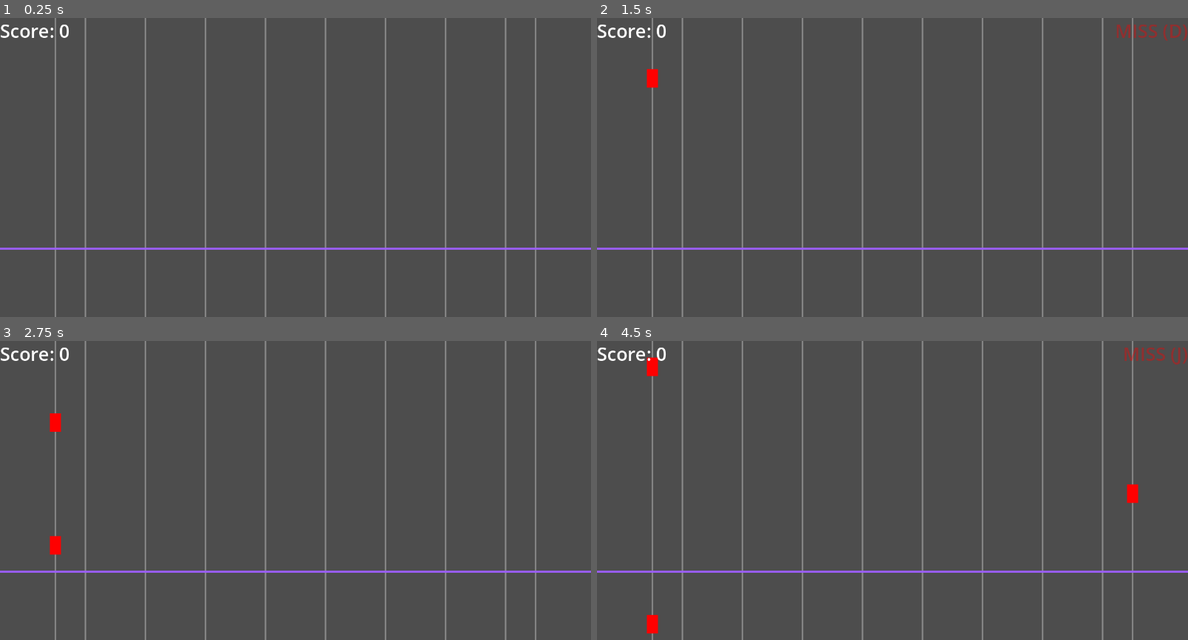
Above: before the commit, frames 1-4 (two rows, left to right).
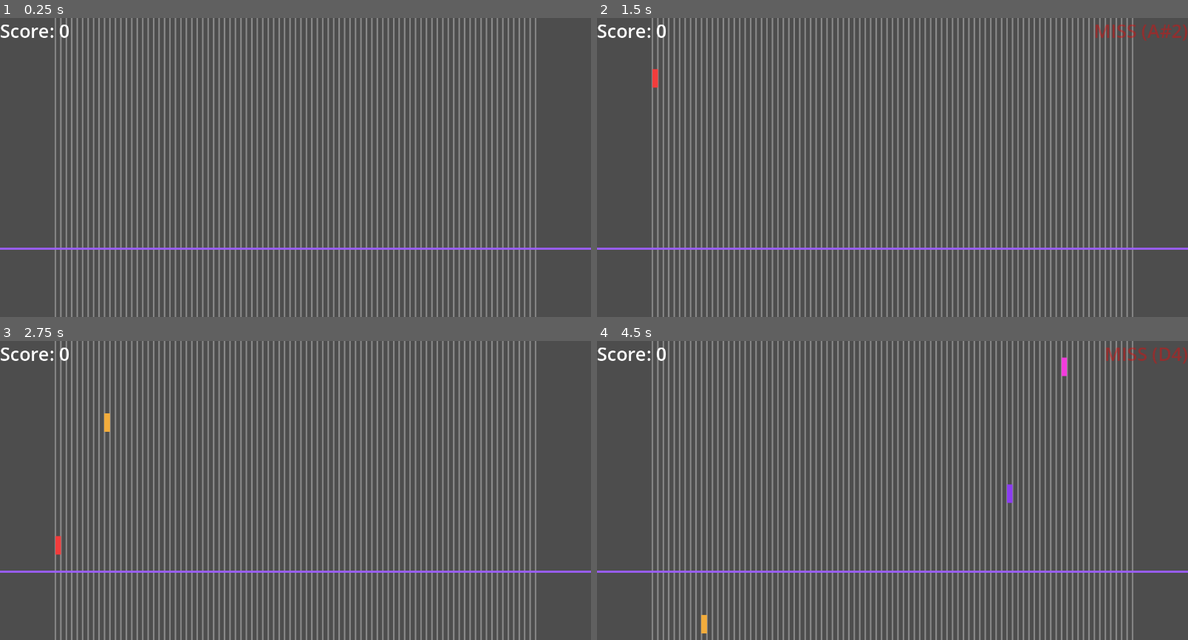
Above: after the commit, the same moments.

Repository: Jae7777/Wind-Tempo
Game: Godot game, scene res://scenes/Main.tscn
The game is run twice, just before and just after one commit, with the same random seed, the same clock (stepped at 60 frames per second) and the same inputs.
Inputs:
- Up to frame 1 (0.25 s): no input
- Up to frame 2 (1.5 s): tap Enter at 0.5 s; hold . (kb_right, bound only after the commit) 0.53-1.28 s; tap A (hit_a) at 0.6 s; tap D (hit_d) at 0.8, 1.35 s; hold [ (kb_oct_down, bound only after the commit) from 1.28 s (still down)
- Up to frame 3 (2.75 s): tap F (hit_f) at 1.55, 2.1 s; release [ (kb_oct_down, bound only after the commit) at 2.03 s; hold . (kb_right, bound only after the commit) from 2.03 s (still down); tap G (hit_g) at 2.3 s
- Up to frame 4 (4.5 s): release . (kb_right, bound only after the commit) at 2.78 s; hold ] (kb_oct_up, bound only after the commit) 2.78-3.53 s; tap G (hit_g) at 2.85 s; tap H (hit_h) at 3.05, 3.6 s; hold , (kb_left, bound only after the commit) from 3.53 s (still down); tap J (hit_j) at 3.8, 4.35 s

The runs differ from the first frame. In frame 1, 27% of the frame differs, in the area x 10-90%, y 0-100%; in frame 2, 27%; in frame 3, 27%; in frame 4, 27%, in the area x 8-99%, y 0-100%.

Commit message:
Add full 88-key piano support with dynamic lane drawing, real note labels (A0–C8)

Diff:
--- a/wind-tempo/scripts/Game.gd
+++ b/wind-tempo/scripts/Game.gd
@@ -1,18 +1,19 @@
 # scripts/Game.gd
 extends Node2D
 
-# ==== Lane separators ====
+# ==== Lane / visual separators ====
 @export var show_lane_lines: bool = true
 @export var lane_line_width: float = 2.0
-@export var lane_line_color: Color = Color(1, 1, 1, 0.35) # slightly transparent white
-@export var draw_edge_lines: bool = true  # draw at left/right margins, too
+@export var lane_line_color: Color = Color(1, 1, 1, 0.35)
+@export var draw_edge_lines: bool = true
+@export var lane_count: int = 88
+@export var lane_margin: float = 120.0
 
 # ==== Scenes & Spawn ====
-@export var note_scene: PackedScene          # drag scenes/Note.tscn here
-@export var spawn_interval_min: float = 0.5  # random spawn interval range
+@export var note_scene: PackedScene
+@export var spawn_interval_min: float = 0.5
 @export var spawn_interval_max: float = 1.25
-@export var spawn_y: float = -40.0           # where notes appear (above the screen)
-@export var lane_margin: float = 120.0       # left/right padding for lanes
+@export var spawn_y: float = -40.0
 
 # ==== Timing windows (pixels from JudgeLine) ====
 @export var perfect_window: float = 10.0
@@ -22,10 +23,6 @@
 @export var perfect_points: int = 100
 @export var good_points: int = 50
 @export var miss_points: int = 0
-
-# ==== Input mapping (9 lanes on ASDFGHJKL) ====
-const LANE_ACTIONS := ["hit_a","hit_s","hit_d","hit_f","hit_g","hit_h","hit_j","hit_k","hit_l"]
-const KEY_LABELS   := ["A","S","D","F","G","H","J","K","L"]
 
 # ==== Nodes ====
 @onready var judge_line: Marker2D = $JudgeLine
@@ -39,6 +36,55 @@
 var rng := RandomNumberGenerator.new()
 var next_spawn: float = 0.0
 var score: int = 0
+var lane_width: float = 0.0
+
+# ==== Piano note labels (A0..C8) ====
+const MIDI_START_A0: int = 21
+const NOTE_NAMES: Array[String] = ["C","C#","D","D#","E","F","F#","G","G#","A","A#","B"]
+
+func _lane_label(lane: int) -> String:
+	var midi: int = MIDI_START_A0 + lane
+	var idx: int = midi % 12
+	var name: String = NOTE_NAMES[idx]
+	var octave: int = int(midi / 12) - 1
+	return "%s%d" % [name, octave]
+
+# ==== Keyboard control (window over 88 keys) ====
+const KB_KEYS: Array[int] = [
+	Key.KEY_A, Key.KEY_S, Key.KEY_D, Key.KEY_F, Key.KEY_G,
+	Key.KEY_H, Key.KEY_J, Key.KEY_K, Key.KEY_L, Key.KEY_SEMICOLON, Key.KEY_APOSTROPHE
+]
+const KB_LEFT: int = Key.KEY_COMMA
+const KB_RIGHT: int = Key.KEY_PERIOD
+const KB_OCT_DOWN: int = Key.KEY_BRACKETLEFT
+const KB_OCT_UP: int = Key.KEY_BRACKETRIGHT
+
+var kb_base_lane: int = 0  # leftmost lane index controlled by KB window
+
+func _ensure_keyboard_actions() -> void:
+	# Create actions for each play key
+	for i in KB_KEYS.size():
+		var act := "kb_play_%d" % i
+		if !InputMap.has_action(act):
+			InputMap.add_action(act)
+			var ev := InputEventKey.new()
+			ev.physical_keycode = KB_KEYS[i]
+			ev.keycode = KB_KEYS[i]
+			InputMap.action_add_event(act, ev)
+	# Navigation actions
+	var nav := {
+		"kb_left": KB_LEFT,
+		"kb_right": KB_RIGHT,
+		"kb_oct_down": KB_OCT_DOWN,
+		"kb_oct_up": KB_OCT_UP
+	}
+	for name in nav.keys():
+		if !InputMap.has_action(name):
+			InputMap.add_action(name)
+			var ev2 := InputEventKey.new()
+			ev2.physical_keycode = nav[name]
+			ev2.keycode = nav[name]
+			InputMap.action_add_event(name, ev2)
 
 func _ready() -> void:
 	rng.randomize()
@@ -46,45 +92,61 @@
 	next_spawn = rng.randf_range(spawn_interval_min, spawn_interval_max)
 
 	feedback_label.visible = false
-	# center the visual bar on the judge line's Y
 	judge_bar.position.y = judge_line.position.y - (judge_bar.size.y * 0.5)
 	_update_score_ui()
+	# Default KB window centered around middle C (MIDI 60)
+	var middle_c_lane := 60 - MIDI_START_A0
+	var window := KB_KEYS.size()
+	kb_base_lane = clamp(middle_c_lane - window / 2, 0, max(0, lane_count - window))
+	_ensure_keyboard_actions()
 	queue_redraw()
 
-
-func _notification(what):
+func _notification(what: int) -> void:
 	if what == NOTIFICATION_WM_SIZE_CHANGED:
 		_compute_lane_x_positions()
 		queue_redraw()
 
-
 func _process(delta: float) -> void:
-	# random spawning
+	# Random spawns for testing (replace with chart/MIDI later)
 	next_spawn -= delta
 	if next_spawn <= 0.0:
 		next_spawn = rng.randf_range(spawn_interval_min, spawn_interval_max)
-		var lane := rng.randi_range(0, LANE_ACTIONS.size() - 1)
+		var lane: int = rng.randi_range(0, max(1, lane_count) - 1)
 		_spawn_note_in_lane(lane)
 
-	# per-lane input (ASDFGHJKL)
-	for i in range(LANE_ACTIONS.size()):
-		if Input.is_action_just_pressed(LANE_ACTIONS[i]):
-			_evaluate_hit_for_lane(i)
+	# KB window navigation
+	if Input.is_action_just_pressed("kb_left"):
+		kb_base_lane = max(0, kb_base_lane - 1)
+	if Input.is_action_just_pressed("kb_right"):
+		kb_base_lane = min(lane_count - KB_KEYS.size(), kb_base_lane + 1)
+	if Input.is_action_just_pressed("kb_oct_down"):
+		kb_base_lane = max(0, kb_base_lane - 12)
+	if Input.is_action_just_pressed("kb_oct_up"):
+		kb_base_lane = min(lane_count - KB_KEYS.size(), kb_base_lane + 12)
+
+	# Play notes with ASDF… ; '
+	for i in KB_KEYS.size():
+		var act := "kb_play_%d" % i
+		if Input.is_action_just_pressed(act):
+			var lane_idx := kb_base_lane + i
+			if lane_idx >= 0 and lane_idx < lane_count:
+				_evaluate_hit_for_lane(lane_idx)
 
 func _compute_lane_x_positions() -> void:
 	lane_x.clear()
-	var width := get_viewport_rect().size.x
-	var lanes := LANE_ACTIONS.size()
-	if lanes <= 1:
+	var width: float = get_viewport_rect().size.x
+	var usable: float = max(0.0, width - 2.0 * lane_margin)
+	if lane_count <= 0 or usable <= 0.0:
 		lane_x.append(width * 0.5)
-		return
-	var usable: float = max(0.0, width - 2.0 * lane_margin)
-	var step: float = usable / float(lanes - 1)
-	for i in range(lanes):
-		lane_x.append(lane_margin + step * i)
+		lane_width = usable
+		return
+
+	lane_width = usable / float(lane_count)
+	for i in range(lane_count):
+		var center_x: float = lane_margin + (i + 0.5) * lane_width
+		lane_x.append(center_x)
+
 	queue_redraw()
-
-
 
 func _spawn_note_in_lane(lane: int) -> void:
 	if note_scene == null:
@@ -95,20 +157,22 @@
 
 	var note := note_scene.instantiate() as Node2D
 	note.position = Vector2(lane_x[lane], spawn_y)
-	note.set("lane", lane)  # store which lane it belongs to
+	note.set("lane", lane)
 	notes_container.add_child(note)
 
-	# Optional: color by lane (requires Polygon2D named "Shape" under Note)
-	var poly := note.get_node_or_null("Shape")
+	# Fit note width to the lane width (Polygon2D assumed -12..12 => 24px base)
+	var poly := note.get_node_or_null("Polygon2D")
 	if poly is Polygon2D:
-		var hue := float(lane) / float(LANE_ACTIONS.size())
+		var base_w: float = 24.0
+		(poly as Polygon2D).scale.x = (max(1.0, lane_width)) / base_w
+		# Optional: color per lane
+		var hue: float = float(lane) / float(lane_count)
 		(poly as Polygon2D).color = Color.from_hsv(hue, 0.75, 0.95)
 
 func _evaluate_hit_for_lane(lane: int) -> void:
 	var best: Node2D = null
-	var best_dist := INF
-
-	# find nearest note in this lane only
+	var best_dist: float = INF
+
 	for c in notes_container.get_children():
 		if c is Node2D and int(c.get("lane")) == lane:
 			var d: float = abs((c as Node2D).global_position.y - judge_line.global_position.y)
@@ -116,18 +180,19 @@
 				best_dist = d
 				best = c
 
-	var result := "MISS (%s)" % KEY_LABELS[lane]
-	var points := miss_points
-	var color := Color(1.0, 0.3, 0.3)
+	var label: String = _lane_label(lane)
+	var result: String = "MISS (%s)" % label
+	var points: int = miss_points
+	var color: Color = Color(1.0, 0.3, 0.3)
 
 	if best != null:
 		if best_dist <= perfect_window:
-			result = "PERFECT (%s)" % KEY_LABELS[lane]
+			result = "PERFECT (%s)" % label
 			points = perfect_points
 			color = Color(0.3, 1.0, 0.3)
 			best.queue_free()
 		elif best_dist <= good_window:
-			result = "GOOD (%s)" % KEY_LABELS[lane]
+			result = "GOOD (%s)" % label
 			points = good_points
 			color = Color(1.0, 0.9, 0.3)
 			best.queue_free()
@@ -151,22 +216,24 @@
 	score_label.text = "Score: %d" % score
 
 func _draw() -> void:
-	if !show_lane_lines or lane_x.is_empty():
-		return
-
-	var h := get_viewport_rect().size.y
-	var boundaries: Array[float] = []
-
-	# vertical boundaries halfway between adjacent lane centers
-	for i in range(lane_x.size() - 1):
-		boundaries.append(0.5 * (lane_x[i] + lane_x[i + 1]))
-
-	# optional edges at the outer margins
+	if !show_lane_lines:
+		return
+
+	var rect := get_viewport_rect()
+	var w: float = rect.size.x
+	var h: float = rect.size.y
+	var usable: float = max(0.0, w - 2.0 * lane_margin)
+	if lane_count <= 0 or usable <= 0.0:
+		return
+
+	var step_w: float = usable / float(lane_count)
+
+	var start_x: float = lane_margin
 	if draw_edge_lines:
-		var w := get_viewport_rect().size.x
-		boundaries.push_front(lane_margin)            # left edge
-		boundaries.push_back(w - lane_margin)         # right edge
-
-	# draw each separator
-	for x in boundaries:
+		draw_line(Vector2(start_x, 0), Vector2(start_x, h), lane_line_color, lane_line_width, true)
+	for i in range(1, lane_count):
+		var x: float = start_x + float(i) * step_w
 		draw_line(Vector2(x, 0), Vector2(x, h), lane_line_color, lane_line_width, true)
+	if draw_edge_lines:
+		var right_x: float = start_x + float(lane_count) * step_w
+		draw_line(Vector2(right_x, 0), Vector2(right_x, h), lane_line_color, lane_line_width, true)
